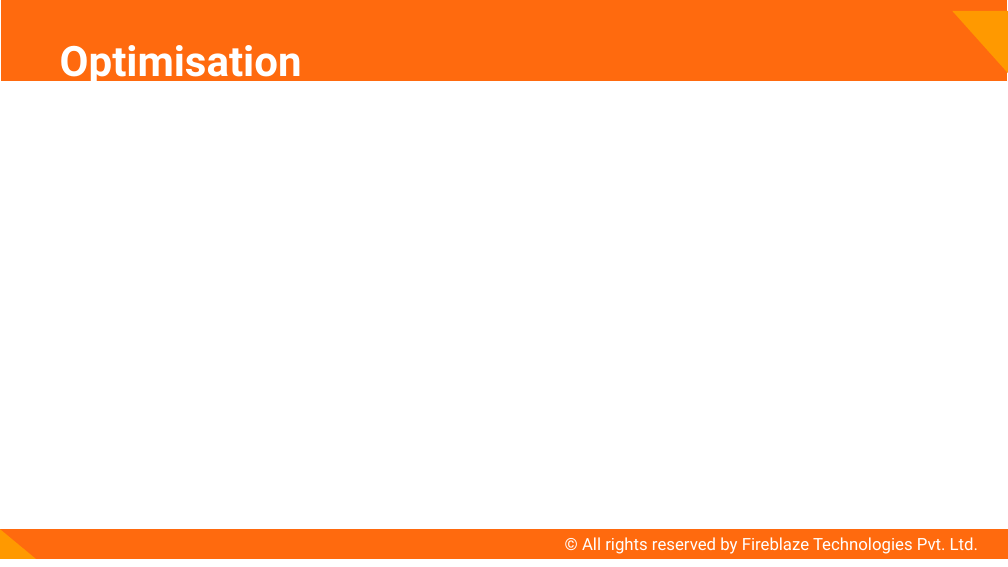
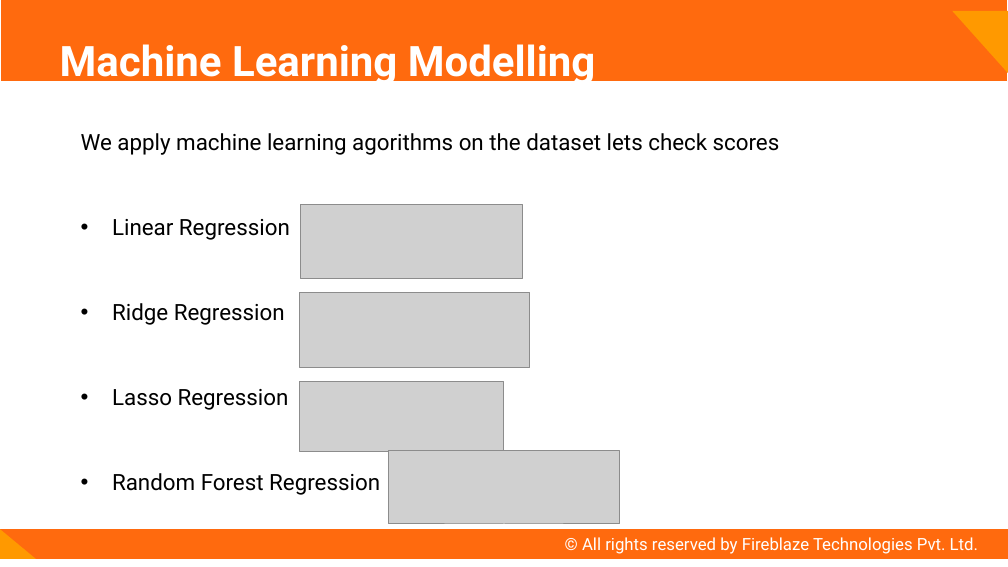
Before and after one commit to bhavesh-1995/fireblazework, a slide deck: slide 9 of fireblaze work/project2/presentationformidtermexammlds/blackFriday.pptx (slide 8 before the commit). Drawn at 1008x567 pixels with LibreOffice and Linux fonts; fonts in the diff are those of the drawing; grey boxes stand for pictures. Boxes give left, top, right and bottom in pixels: in the first picture for what was removed or moved away, otherwise in the second. Text is boxed around its words. In the diff, an @@ line names an element or a change of style, - is before the commit and + after.

```diff
--- a/fireblaze work/project2/presentationformidtermexammlds/blackFriday.pptx
+++ b/fireblaze work/project2/presentationformidtermexammlds/blackFriday.pptx
@@ title at box(60, 44, 596, 87): text changed @@
-Optimisation
+Machine Learning Modelling
@@ text added at box(81, 133, 780, 495), 16 pt, text #000000 @@
+We apply machine learning agorithms on the dataset lets check scores
+• Linear Regression
+• Ridge Regression
+• Lasso Regression
+• Random Forest Regression
@@ picture added at box(300, 205, 523, 279) @@
@@ picture added at box(299, 292, 529, 368) @@
@@ picture added at box(299, 381, 504, 452) @@
@@ picture added at box(388, 451, 619, 524) @@
```
Also in this commit, not shown: 6 other slides changed, 19 other files.
